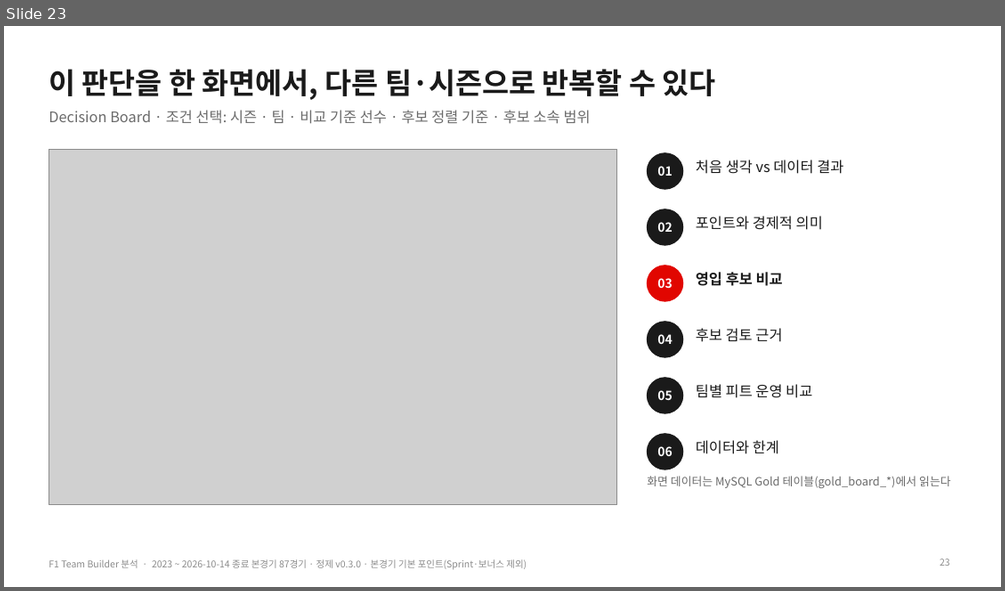
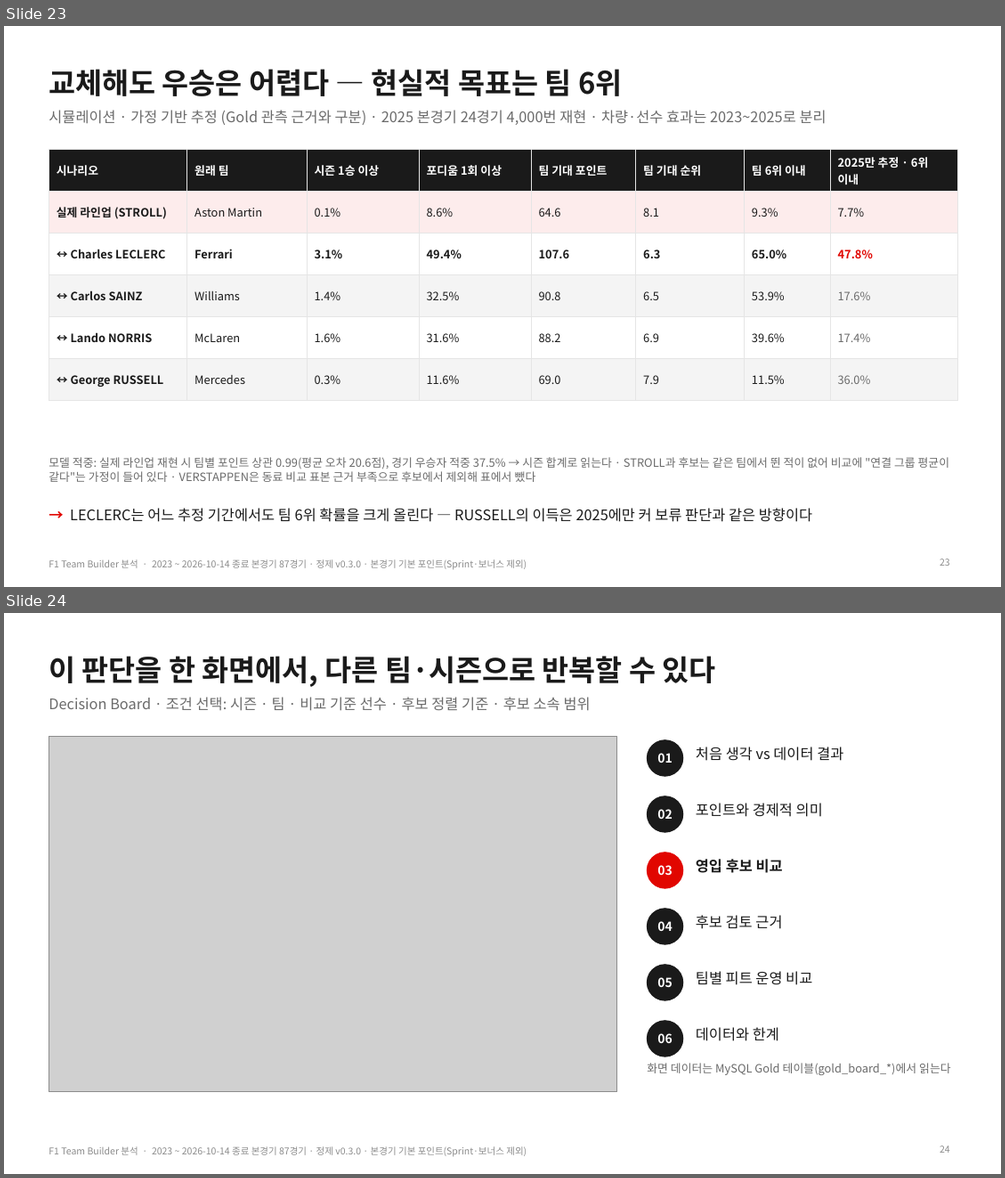
Before and after one commit to encore-ai-campus/mlo-02-p2-team1, a slide deck: docs/F1_TeamBuilder_발표자료.pptx. Shown one above the other, each under a label of ours: slide 23 before the commit, slides 23 and 24 after it. The pictures are 1005x591 and 1005x1178 pixels, drawn with LibreOffice and Linux fonts; fonts in the diff are those of the drawing; grey boxes stand for pictures. Boxes give left, top, right and bottom in pixels: in the first picture for what was removed or moved away, otherwise in the second. Text is boxed around its words. In the diff, an @@ line names an element or a change of style, - is before the commit and + after.

```diff
--- a/docs/F1_TeamBuilder_발표자료.pptx
+++ b/docs/F1_TeamBuilder_발표자료.pptx
@@ slide 23 added at [4,26,1001,587], background #FFFFFF; not listed: 1 template element that a slide beside it also shows @@
@@ title added at [48,69,622,96], 28 pt, text #1A1A1A, bold @@
+교체해도 우승은 어렵다 — 현실적 목표는 팀 6위
@@ text added at [48,110,826,125], 14 pt, text #6B6B6B @@
+시뮬레이션 · 가정 기반 추정 (Gold 관측 근거와 구분) · 2025 본경기 24경기 4,000번 재현 · 차량·선수 효과는 2023~2025로 분리
@@ table added at [48,150,957,390], 6 rows, 8 columns @@
+시나리오 | 원래 팀 | 시즌 1승 이상 | 포디움 1회 이상 | 팀 기대 포인트 | 팀 기대 순위 | 팀 6위 이내 | 2025만 추정 · 6위 이내
+실제 라인업 (STROLL) | Aston Martin | 0.1% | 8.6% | 64.6 | 8.1 | 9.3% | 7.7%
+↔ Charles LECLERC | Ferrari | 3.1% | 49.4% | 107.6 | 6.3 | 65.0% | 47.8%
+↔ Carlos SAINZ | Williams | 1.4% | 32.5% | 90.8 | 6.5 | 53.9% | 17.6%
+↔ Lando NORRIS | McLaren | 1.6% | 31.6% | 88.2 | 6.9 | 39.6% | 17.4%
+↔ George RUSSELL | Mercedes | 0.3% | 11.6% | 69.0 | 7.9 | 11.5% | 36.0%
@@ text added at [48,457,950,482], 11 pt, text #6B6B6B @@
+모델 적중: 실제 라인업 재현 시 팀별 포인트 상관 0.99(평균 오차 20.6점), 경기 우승자 적중 37.5% → 시즌 합계로 읽는다 · STROLL과 후보는 같은 팀에서 뛴 적이 없어 비교에 "연결 그룹 평균이 같다"는 가정이 들어 있다 · VERSTAPPEN은 동료 비교 표본 근거 부족으로 후보에서 제외해 표에서 뺐다
@@ text added at [70,507,812,522], 14 pt, text #1A1A1A @@
+→ LECLERC는 어느 추정 기간에서도 팀 6위 확률을 크게 올린다 — RUSSELL의 이득은 2025에만 커 보류 판단과 같은 방향이다
@@ page number added at [939,558,950,565], 9 pt, text #8C8C8C @@
+23
@@ what was slide 23 is now slide 24 @@
@@ page number at [939,1145,950,1152]: text changed @@
-23
+24
```
Also in this commit, not shown: 10 slides changed, 8 other files.
